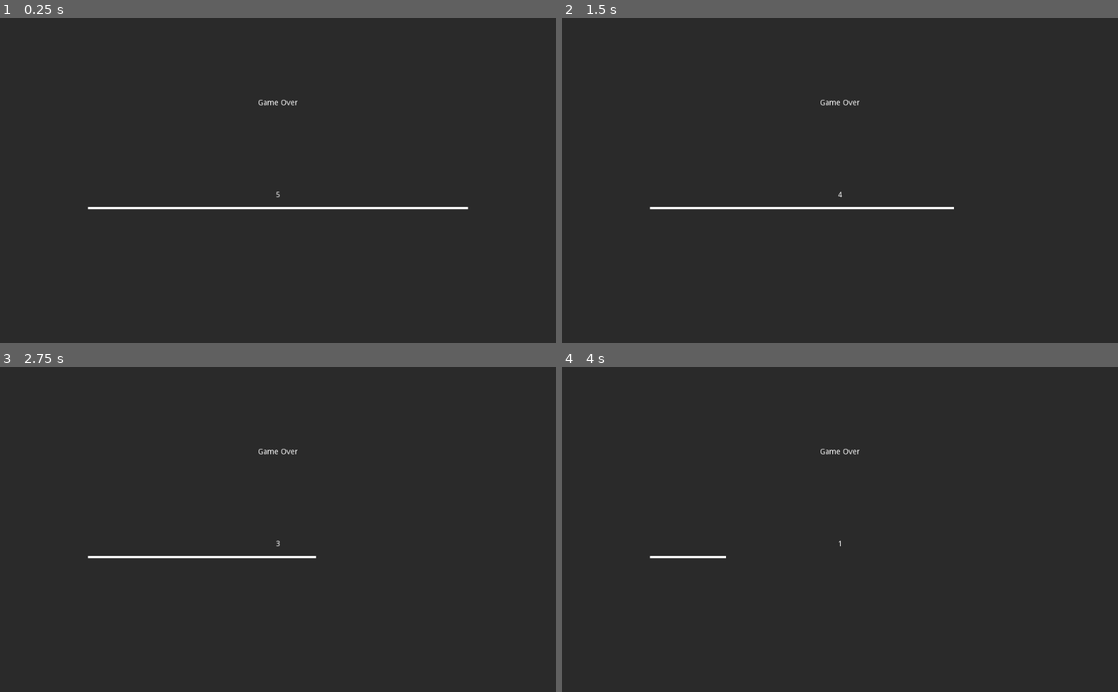
Above: before the commit, frames 1-4 (two rows, left to right).
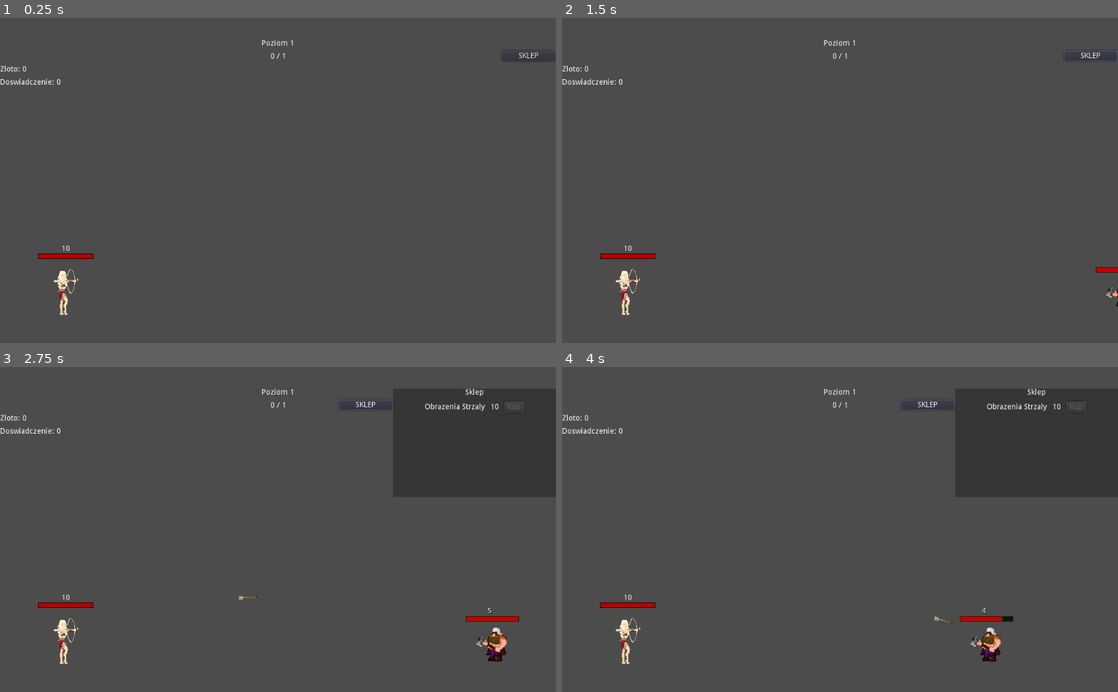
Above: after the commit, the same moments.

Repository: Flying-Octopus-Team/Asterielle
Game: Godot game, scene res://Scenes/World.tscn
Two runs of this game, one before a commit and one after it. Both use one fixed random seed, a clock stepped at 60 frames per second and the inputs below.
Inputs (mouse positions are in pixels of both pictures, inside the frame that each line leads up to):
- Up to frame 1 (0.25 s): no input
- Up to frame 2 (1.5 s): click "SKLEP" at 0.5 s; click "SKLEP" at 1.25 s
- Up to frame 3 (2.75 s): click "SKLEP" at 2 s
- Up to frame 4 (4 s): move the mouse to (962, 513) at 2.77 s; click (962, 513) at 2.85 s; move the mouse to (728, 545) at 3.52 s; click (728, 545) at 3.6 s

The runs differ from the first frame. In frame 1, 100% of the frame differs, in the area x 0-100%, y 0-100%; in frame 2, 100%; in frame 3, 90%; in frame 4, 90%.

Commit message:
Restarting to level 1, 11, 21, etc.

Diff:
--- a/Scenes/GameOverScreen.tscn
+++ b/Scenes/GameOverScreen.tscn
@@ -43,6 +43,7 @@
 margin_bottom = 0.5
 rect_scale = Vector2( 700, 4 )
 rect_pivot_offset = Vector2( 0.5, 0.5 )
+step = 0.001
 value = 100.0
 texture_progress = ExtResource( 2 )
 
--- a/Scenes/World.tscn
+++ b/Scenes/World.tscn
@@ -1,13 +1,12 @@
-[gd_scene load_steps=10 format=2]
+[gd_scene load_steps=9 format=2]
 
 [ext_resource path="res://Scripts/World.gd" type="Script" id=1]
 [ext_resource path="res://Scripts/GameData.gd" type="Script" id=2]
 [ext_resource path="res://Scripts/LevelManager.gd" type="Script" id=3]
 [ext_resource path="res://Scenes/Elf.tscn" type="PackedScene" id=4]
 [ext_resource path="res://Scenes/DwarvesSpawner.tscn" type="PackedScene" id=5]
-[ext_resource path="res://Scenes/GameOverScreen.tscn" type="PackedScene" id=6]
-[ext_resource path="res://Scripts/Shop.gd" type="Script" id=7]
-[ext_resource path="res://Scenes/Item.tscn" type="PackedScene" id=8]
+[ext_resource path="res://Scripts/Shop.gd" type="Script" id=6]
+[ext_resource path="res://Scenes/Item.tscn" type="PackedScene" id=7]
 
 [sub_resource type="RectangleShape2D" id=1]
 extents = Vector2( 537.558, 30.0002 )
@@ -30,8 +29,6 @@
 
 [node name="DwarvesSpawner" parent="." instance=ExtResource( 5 )]
 position = Vector2( 1081.97, 544.587 )
-
-[node name="GameOverScreen" parent="." instance=ExtResource( 6 )]
 
 [node name="Ground" type="Area2D" parent="."]
 position = Vector2( 569.18, 577.345 )
--- a/Scripts/DwarvesSpawner.gd
+++ b/Scripts/DwarvesSpawner.gd
@@ -7,8 +7,8 @@
 export(float) var dwarf_damage : float = 1.0
 export(float) var boss_max_hp : float = 40.0
 
-var base_dwarf_hp = dwarf_max_hp
-var base_dwarf_damage = dwarf_damage
+onready var base_dwarf_hp = dwarf_max_hp
+onready var base_dwarf_damage = dwarf_damage
 
 onready var level_manager = get_parent().get_node("LevelManager")
 
--- a/Scripts/Elf.gd
+++ b/Scripts/Elf.gd
@@ -21,9 +21,6 @@
 	hp_bar.max_value = hp
 	hp_bar.value = hp
 	hp_label.text = str(hp)
-
-	var level_manager = get_parent().get_node("LevelManager")
-	connect("game_over", level_manager, "on_Game_Over")
 
 func _process(delta):
 	next_arrow_timer -= delta
@@ -70,5 +67,10 @@
 		hp_bar.value = hp
 		return true
 
+func reset_to_base():
+	hp = hp_bar.max_value
+	hp_bar.value = hp
+	hp_label.text = str(hp)
+
 func restart_arrow_timer():
 	next_arrow_timer = next_arrow_wait_time
--- a/Scripts/GameOverScreen.gd
+++ b/Scripts/GameOverScreen.gd
@@ -15,7 +15,8 @@
 
 func update_label_and_bar():
 	game_over_label.text = str(ceil(timer.time_left))
-	left_time_bar.value = ceil(timer.time_left)
+	left_time_bar.value = timer.time_left
 
 func _on_RestartTimer_timeout():
+	queue_free()
 	emit_signal("timeout")
--- a/Scripts/LevelManager.gd
+++ b/Scripts/LevelManager.gd
@@ -1,5 +1,6 @@
 extends Node
 
+signal reset_to_base
 signal dwarf_died
 signal boss_died
 signal next_level
@@ -12,6 +13,8 @@
 
 onready var dwarves_spawner = get_parent().get_node("DwarvesSpawner")
 
+var game_over_screen = load("res://Scenes/GameOverScreen.tscn")
+
 var level_label
 var killed_dwarves_label
 
@@ -23,7 +26,11 @@
 	set_level_label()
 	set_killed_dwarves_label()
 
+	var elf = get_parent().get_node("Elf")
+	elf.connect("game_over", self, "on_Game_Over")
 	connect("next_level", dwarves_spawner, "on_next_level")
+	connect("reset_to_base", dwarves_spawner, "reset_to_base")
+	connect("reset_to_base", elf, "reset_to_base")
 
 func increase_level():
 	current_level += 1
@@ -59,7 +66,16 @@
 	set_killed_dwarves_label()
 
 func on_Game_Over():
-	dwarves_spawner.reset_to_base()
+	var gos = game_over_screen.instance()
+	get_parent().call_deferred("add_child", gos)
+	gos.connect("timeout", self, "reset_to_base")
+
+func reset_to_base():
+	current_level = floor((current_level-1) / 10) * 10 + 1
+	killed_dwarves = 0
+	set_level_label()
+	set_killed_dwarves_label()
+	emit_signal("reset_to_base")
 
 func set_killed_dwarves_label():
 	killed_dwarves_label.text = str(killed_dwarves, " / ", dwarves_per_level)
Not shown: 2 places in Scenes/World.tscn that only renumber resources
